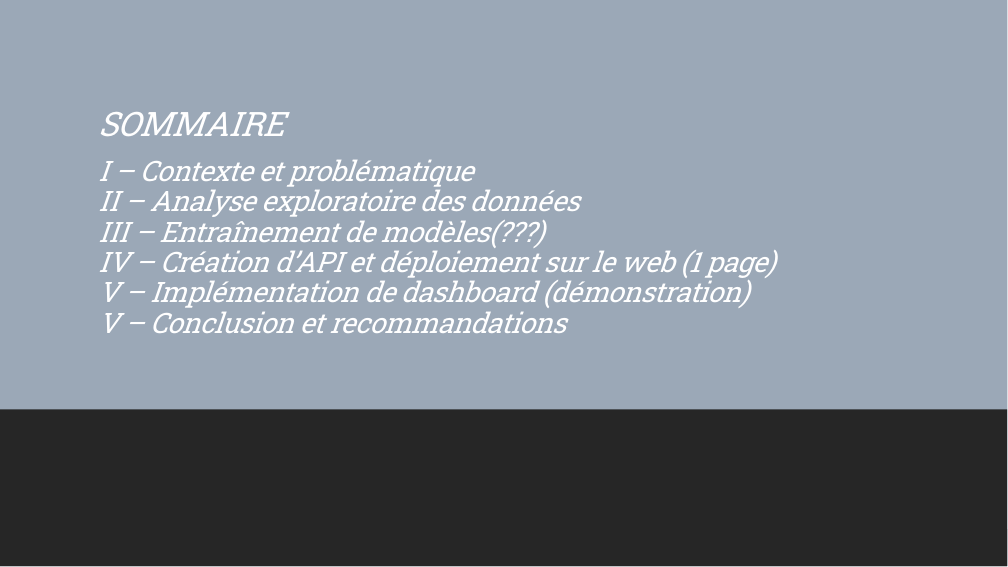
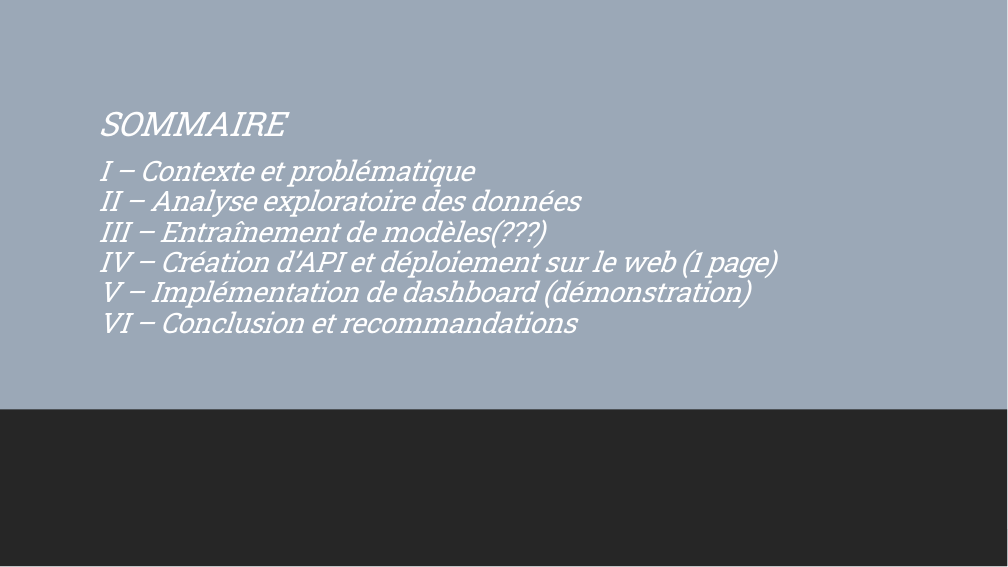
Before and after one commit to toureadama/Projet7Git, a slide deck: slide 2 of P7_support.pptx. Drawn at 1008x567 pixels with LibreOffice and Linux fonts; fonts in the diff are those of the drawing. Boxes give left, top, right and bottom in pixels: in the first picture for what was removed or moved away, otherwise in the second. Text is boxed around its words. In the diff, an @@ line names an element or a change of style, - is before the commit and + after.

```diff
--- a/P7_support.pptx
+++ b/P7_support.pptx
@@ text at (98,275,749,333): text changed @@
-V – Implémentation de dashboard (démonstration)
-V – Conclusion et recommandations
+V – Implémentation de dashboard (démonstration)
+VI – Conclusion et recommandations
```
Also in this commit, not shown: 2 other slides changed, 1 slide added, 5 slides removed.
